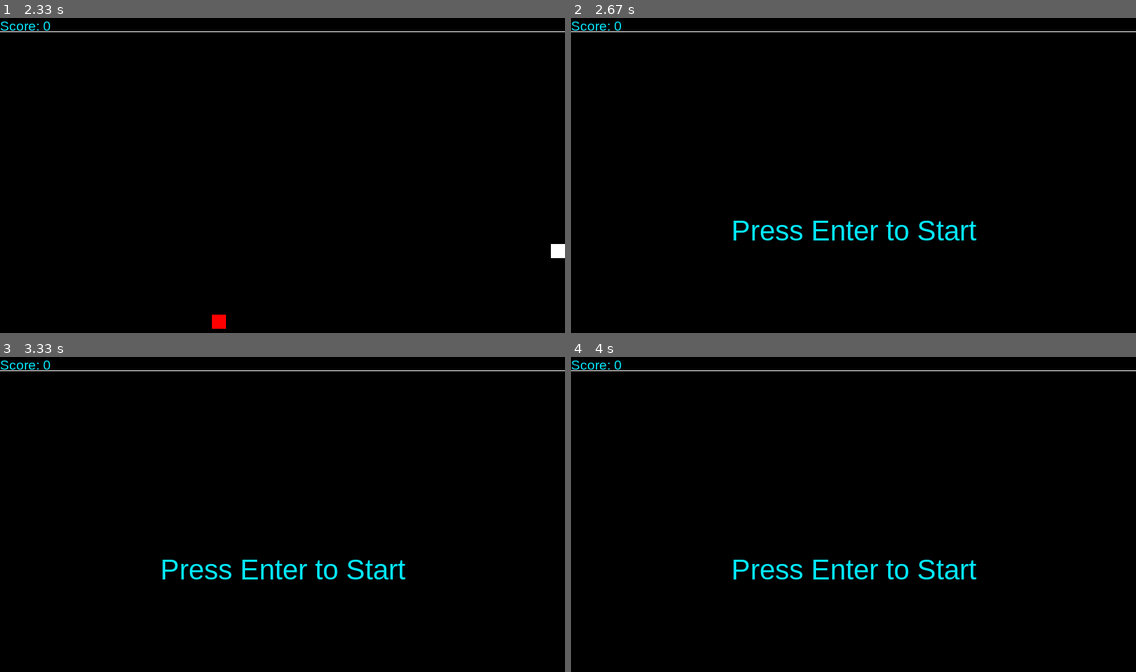
Above: before the commit, frames 1-4 (two rows, left to right).
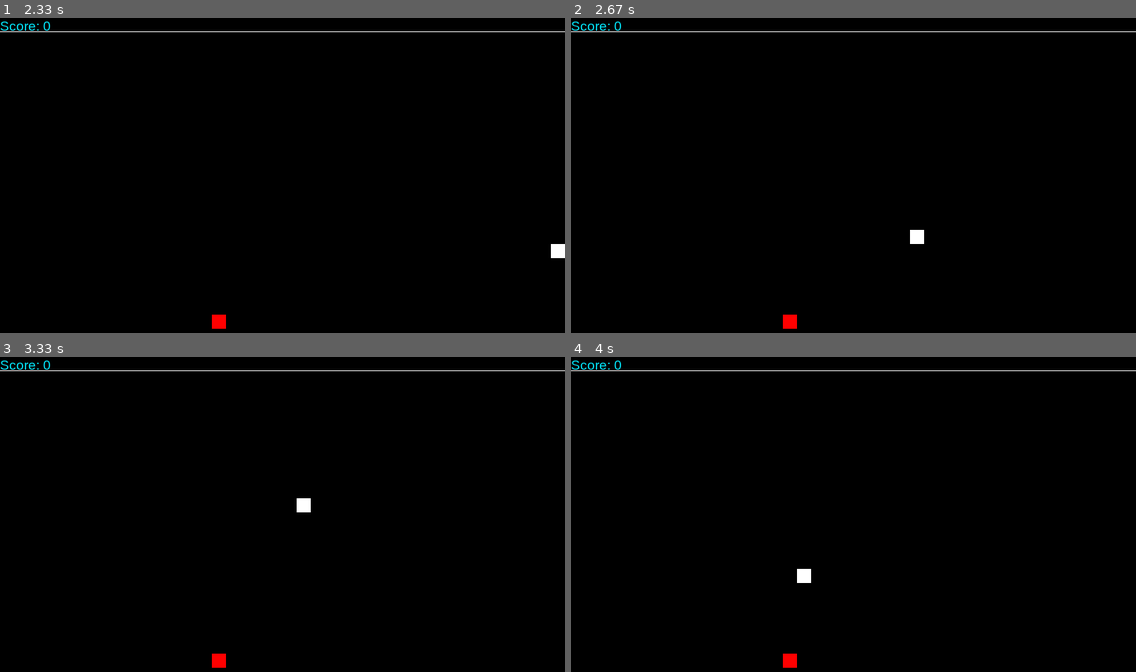
Above: after the commit, the same moments.

Repository: theyeeman/snake-pygame
Game: pygame game, started from main.py
Two runs of this game, one before a commit and one after it. Both use one fixed random seed, a clock stepped at 60 frames per second and the inputs below.
Inputs:
- Up to frame 1 (2.33 s): tap Enter at 0.33 s; tap S at 0.67 s; hold Right 1.03-1.5 s; hold Up 1.53-1.83 s; hold Right from 1.87 s (still down)
- Up to frame 2 (2.67 s): release Right at 2.33 s; tap Enter at 2.37 s
- Up to frame 3 (3.33 s): tap W at 2.7 s; hold Left from 3.03 s (still down)
- Up to frame 4 (4 s): release Left at 3.57 s; hold Down 3.6-3.9 s; hold Left from 3.93 s (still down)

Frame 1 is identical in both runs. In frame 2, 1.2% of the frame differs, in the area x 28-72%, y 64-99%; in frame 3, 1.2%, in the area x 28-72%, y 44-99%; in frame 4, 1.1%.

Commit message:
refactor game loop logic

Diff:
--- a/Engine/engine.py
+++ b/Engine/engine.py
@@ -21,7 +21,6 @@
     def __init__(self, width, height, scale):
         pygame.init()
         self.start = False
-        self.quit = False
         self.screen = Screen(width, height, scale)
         self.snake = Snake(self.screen)
         self.event_queue = queue.SimpleQueue()
@@ -48,7 +47,8 @@
                     self.event_queue.put(event)
 
             if event.type == pygame.QUIT:
-                self.quit = True
+                pygame.quit()
+                exit()
 
     def process_queue_event(self):
         try:
@@ -111,7 +111,8 @@
                 self.start = True
 
         if event.type == pygame.QUIT:
-            self.quit = True
+            pygame.quit()
+            exit()
 
     def prepare_to_start(self):
         self.screen.draw_start_init(self.snake)
@@ -127,4 +128,10 @@
                 self.snake.is_dead = False
 
         if event.type == pygame.QUIT:
-            self.quit = True
+            pygame.quit()
+            exit()
+
+    def reset(self):
+        self.start = False
+        self.snake = Snake(self.screen)
+        self.event_queue = queue.SimpleQueue()
--- a/main.py
+++ b/main.py
@@ -1,27 +1,21 @@
-import pygame
 from Engine.engine import Engine
 
 if __name__ == "__main__":
-    while True:
-        engine = Engine(40, 30, 20)
+    engine = Engine(40, 30, 20)
 
-        while not engine.start and not engine.snake.is_dead and not engine.quit:
+    while not engine.start:
             engine.wait_for_start()
 
-        if not engine.quit:
-            engine.prepare_to_start()
+    while True:
+        engine.prepare_to_start()
 
-        while not engine.snake.is_dead and not engine.quit:
+        while not engine.snake.is_dead:
             engine.clock.tick(15)
             engine.run_loop()
 
-        if not engine.quit:
-            engine.lose()
+        engine.lose()
 
-        while engine.snake.is_dead and not engine.quit:
+        while engine.snake.is_dead:
             engine.wait_for_retry()
 
-        if engine.quit:
-            break
-
-    pygame.quit()
+        engine.reset()
